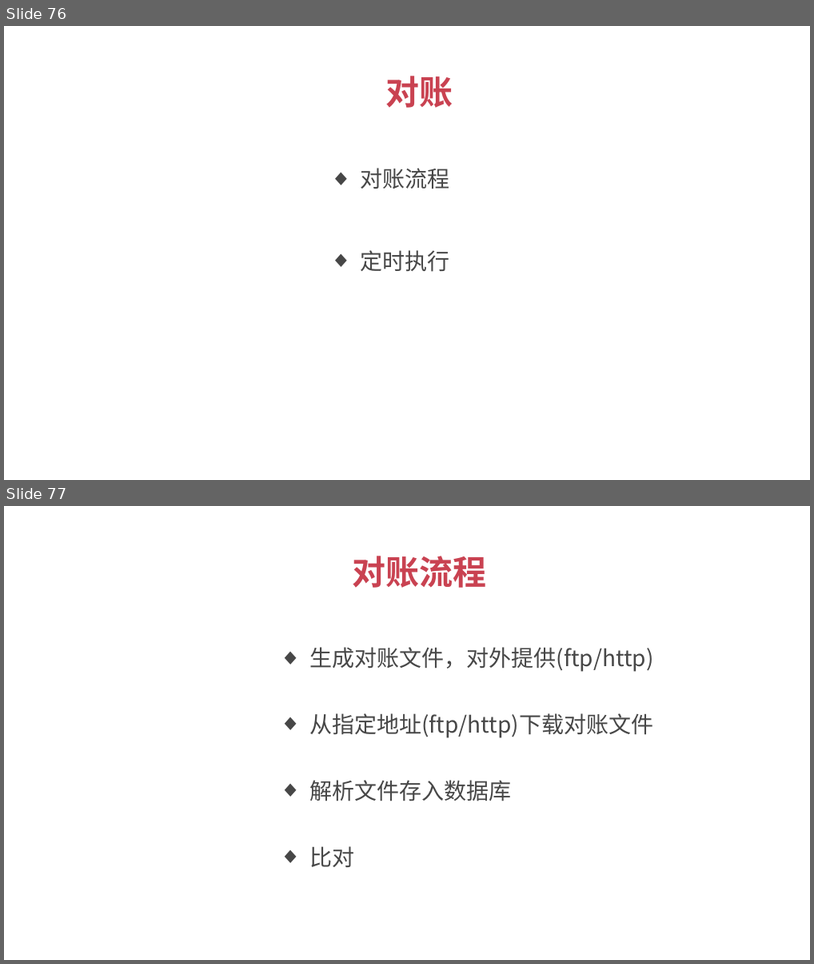
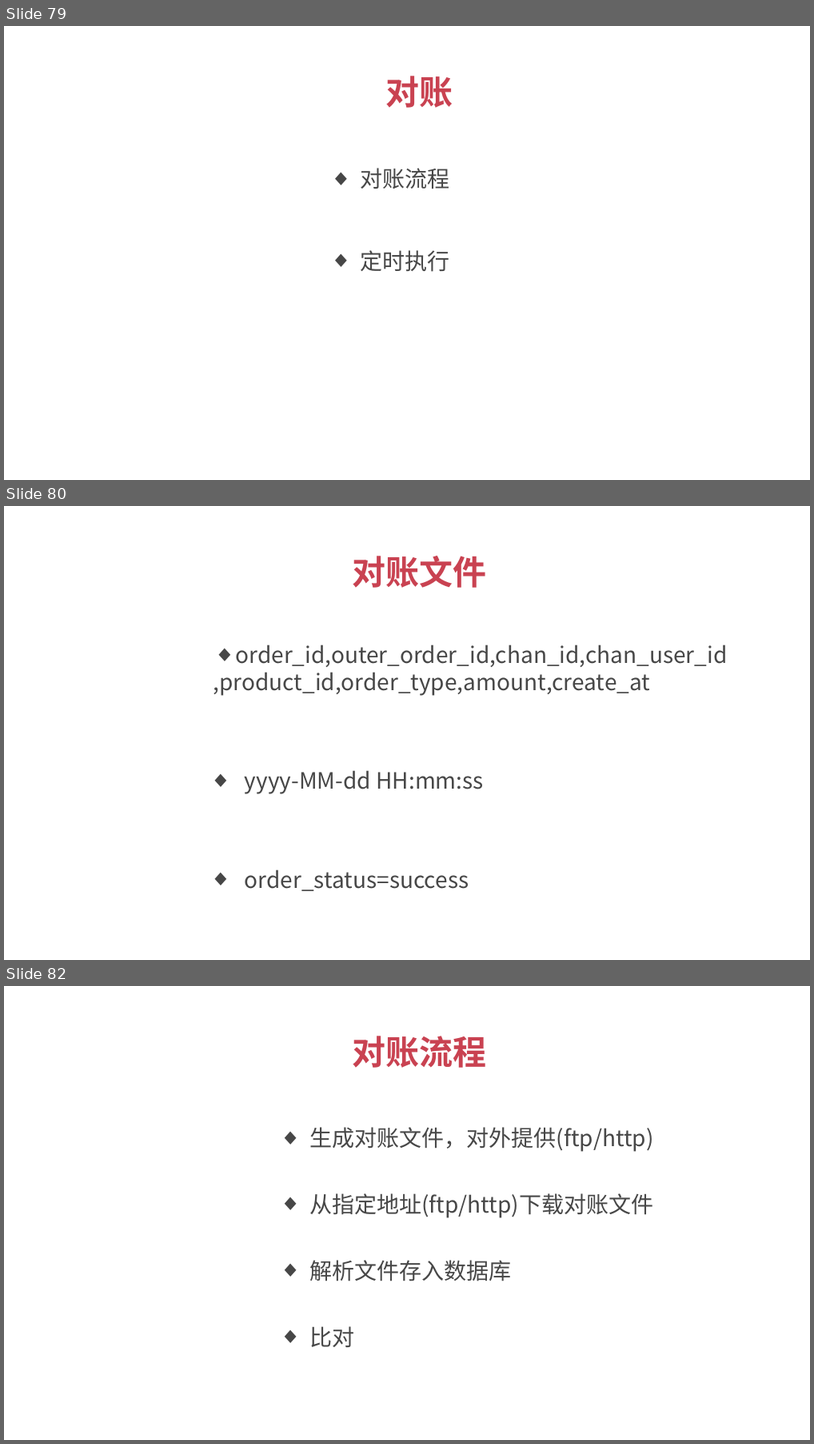
Before and after one commit to 1329555958/financial, a slide deck: 理财平台.pptx. Shown one above the other, each under a label of ours: slides 76 and 77 before the commit, slides 79, 80 and 82 after it; the slides between them are not shown. The pictures are 814x964 and 814x1444 pixels, drawn with LibreOffice and Linux fonts; fonts in the diff are those of the drawing. Boxes give left, top, right and bottom in pixels: in the first picture for what was removed or moved away, otherwise in the second. Text is boxed around its words. In the diff, an @@ line names an element or a change of style, - is before the commit and + after.

Commit message:
7.5 生成对账单

```diff
--- a/理财平台.pptx
+++ b/理财平台.pptx
@@ slide 80 added at <box>4,506,810,960</box>, background #FFFFFF @@
@@ text added at <box>353,556,487,588</box>, 30 pt, text #C94251, bold @@
+对账文件
@@ text added at <box>214,644,728,696</box>, 20 pt, text #474747 @@
+  ◆ order_id,outer_order_id,chan_id,chan_user_id,product_id,order_type,amount,create_at
@@ text added at <box>245,770,484,794</box>, 20 pt, text #474747 @@
+  ◆ yyyy-MM-dd HH:mm:ss
@@ text added at <box>245,869,469,891</box>, 20 pt, text #474747 @@
+  ◆ order_status=success
@@ what was slide 76 is now slide 79 @@
@@ what was slide 77 is now slide 82 @@
```
Also in this commit, not shown: 4 other slides added, 4 other files.
